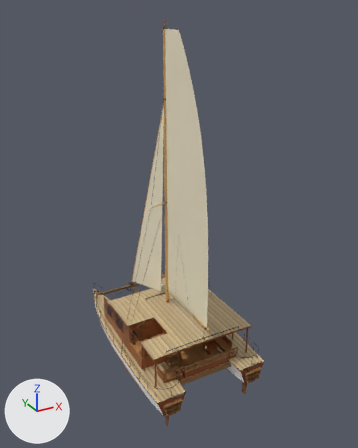
Before and after pictures for a commit that changed the glTF model art/boats/catamaran.glb.
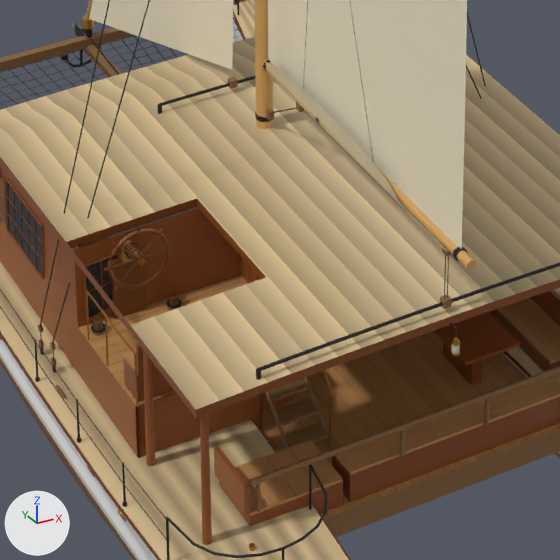
Each version is shown whole from a camera (50 mm lens) standing at (-12.92, -25.09, 21.51) and looking at (0.73, -0.27, 9.1), then close up on the part from 32% to 63% of the width and 62% to 87% of the height. The lights are fixed; the arrows at lower left show +X, +Y and +Z. The last two pictures show the newer version. Where no turn or scale is listed for an object, it has been applied to the vertices. Vertices at exactly the same position are counted once.

Objects in the first close-up: 'boom', 'hull', 'jib', 'mast', 'sail', 'wheel' and 4 more.
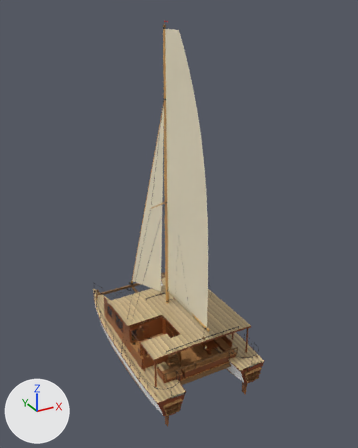
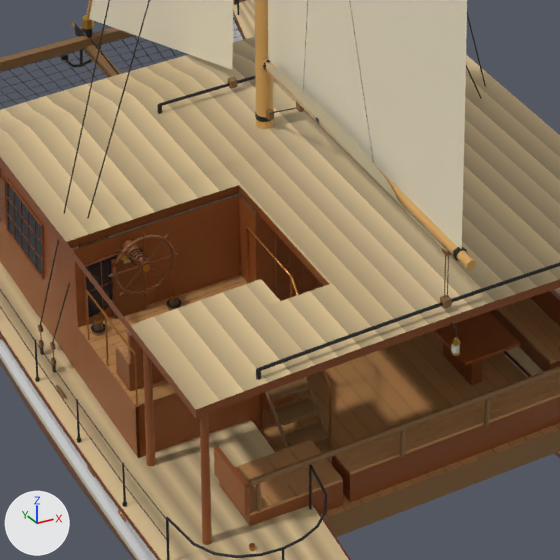
What differs and where, as boxes (x1, y1, x2, y2) in the close-ups (560 x 560 px; the box of a moved part takes in the faces that stretch with it):
'wheel', moved
    before: (104, 226, 174, 291)
    after: (109, 232, 180, 298)
part 1 of me_mesh_0, moved or reshaped (not visible before)
    after: (118, 345, 128, 354)
part 2 of me_mesh_0, deleted
    before: (136, 343, 158, 375)
part 3 of me_mesh_0, moved or reshaped
    before: (66, 186, 334, 402)
    after: (66, 185, 560, 391)

Patch to the scene script:
```diff
--- a/art/boats/catamaran.glb.py
+++ b/art/boats/catamaran.glb.py
@@ me_mesh_0 @@
 # used by ob_hull; location = (0.0, 0.0, 0.0)
-me_mesh_0.from_pydata(...)  # 13004 vertices, 22514 faces; spans x -3.88..3.88, y -6.05..6.95, z -0.75..4.31
+me_mesh_0.from_pydata(...)  # 13026 vertices, 22534 faces; spans x -3.88..3.88, y -6.05..6.95, z -0.75..4.31
+# me_mesh_0 part 1: the loose piece of 8 vertices spanning x -3.25..-1.65, y -2.89..-2.82, z 2.55..2.6 is moved by (0.0, 0.46, 0.0)
+# me_mesh_0 part 2: the loose piece of 8 vertices spanning x -3.25..-1.65, y -2.95..-2.89, z 2.6..3.02 is deleted
+# me_mesh_0 part 3: 3 vertices moved from x -3.25..-1.55, y -2.89..-1.1, z 2.55..3.33 to x -3.25..-0.95, y -2.43..-1.1, z 2.55..3.34; 73 vertices removed from x -3.25..-1.22, y -3.25..-1.1, z 2.15..3.45; 95 vertices added at x -3.36..3.36, y -3.5..-1.1, z 2.15..3.46
+# other edits to the shape of me_mesh_0 do not show in these pictures
 me_mesh_0.materials.append(mat_copper)
@@ ob_wheel @@
 ob_wheel = bpy.data.objects.new('wheel', me_mesh_13)
-ob_wheel.location = (-2.6, -1.6, 3.2)
+ob_wheel.location = (-2.6, -1.75, 3.2)
```
